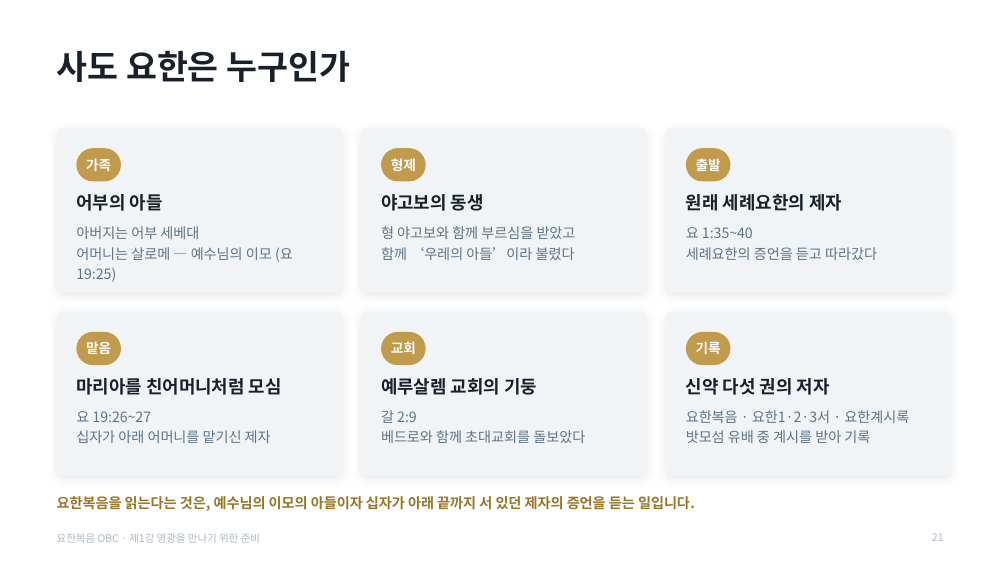
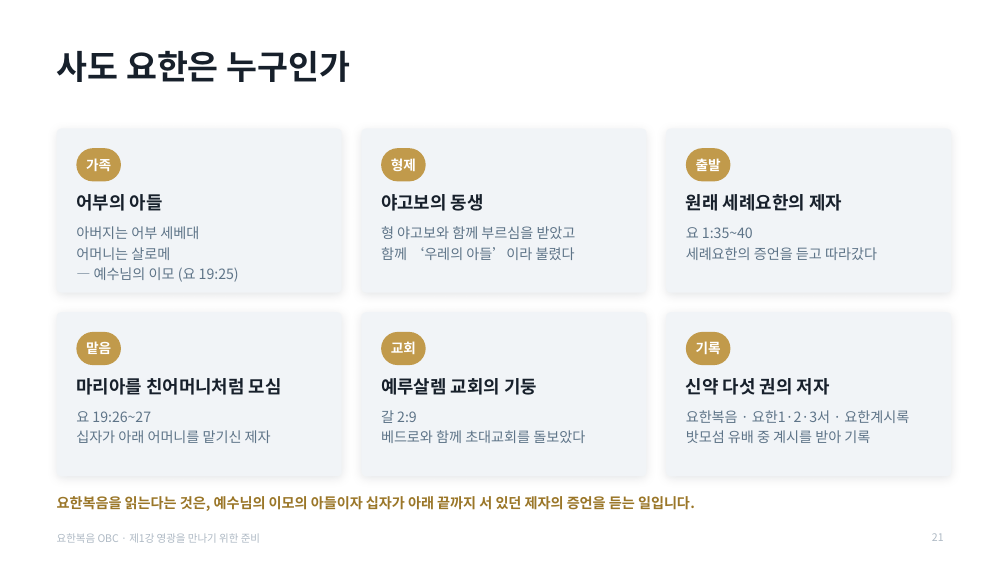
Before and after one commit to mio-modu/bible_GospelofJohn, a slide deck: slide 21 of dist/요한복음_1강_영광을_만나기_위한_준비.pptx. Drawn at 1008x567 pixels with LibreOffice and Linux fonts; fonts in the diff are those of the drawing. Boxes give left, top, right and bottom in pixels: in the first picture for what was removed or moved away, otherwise in the second. Text is boxed around its words. In the diff, an @@ line names an element or a change of style, - is before the commit and + after.

```diff
--- a/dist/요한복음_1강_영광을_만나기_위한_준비.pptx
+++ b/dist/요한복음_1강_영광을_만나기_위한_준비.pptx
@@ text at box(76, 247, 239, 282): text changed @@
-어머니는 살로메 — 예수님의 이모 (요 19:25)
+어머니는 살로메
+— 예수님의 이모 (요 19:25)
```
Also in this commit, not shown: 11 other slides changed, 6 other files.
